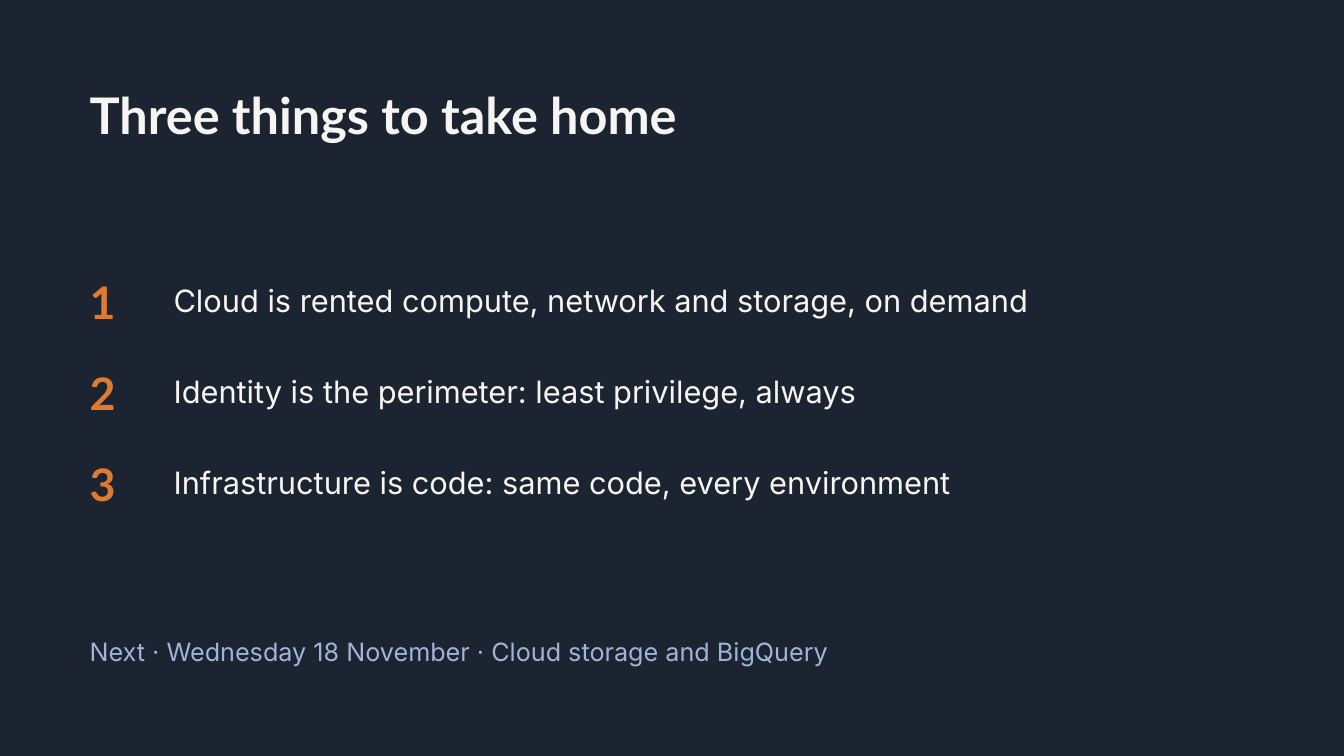
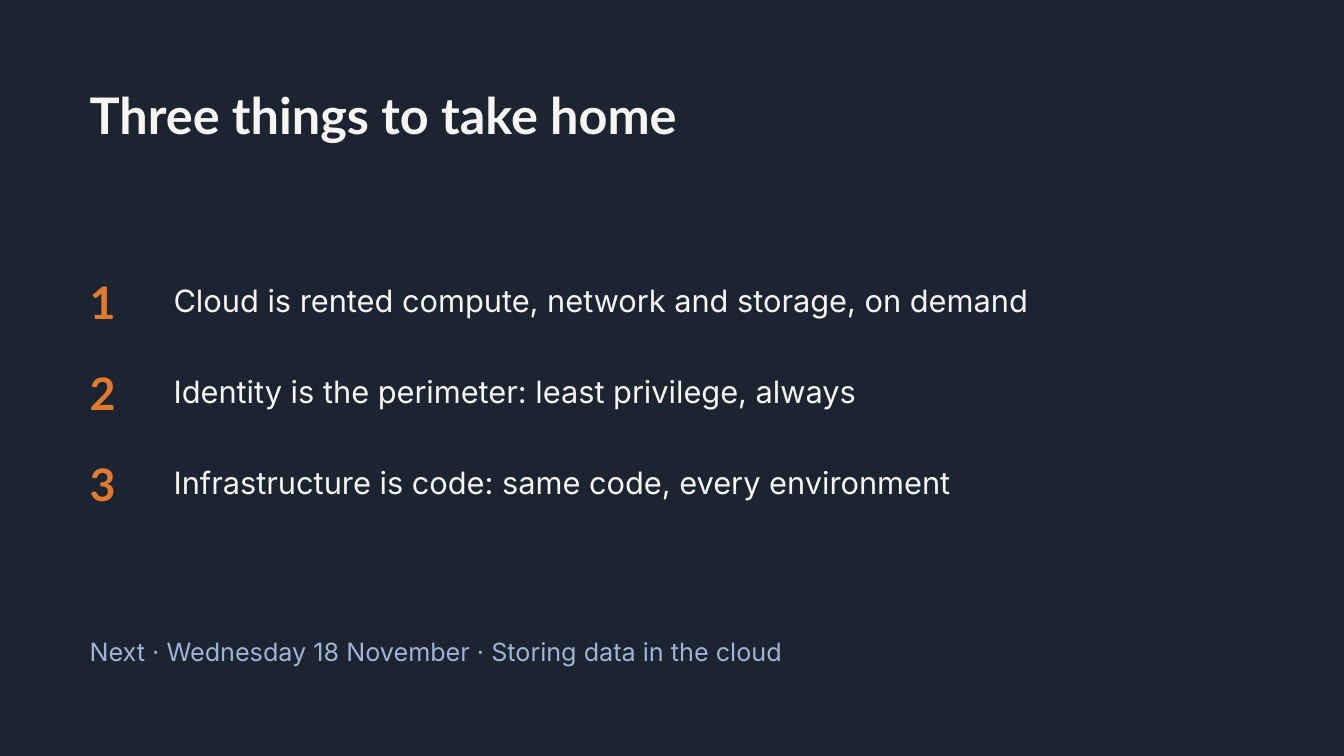
Before and after one commit to sham100768/cloud-computing-srh, a slide deck: slide 20 of sessions/01-cloud-architecture-and-gcp-fundamentals/slides/session-01-cloud-architecture-and-gcp-fundamentals.pptx. Drawn at 1344x756 pixels with LibreOffice and Linux fonts; fonts in the diff are those of the drawing. Boxes give left, top, right and bottom in pixels: in the first picture for what was removed or moved away, otherwise in the second. Text is boxed around its words. In the diff, an @@ line names an element or a change of style, - is before the commit and + after.

```diff
--- a/sessions/01-cloud-architecture-and-gcp-fundamentals/slides/session-01-cloud-architecture-and-gcp-fundamentals.pptx
+++ b/sessions/01-cloud-architecture-and-gcp-fundamentals/slides/session-01-cloud-architecture-and-gcp-fundamentals.pptx
@@ text at [90,642,782,666]: text changed @@
-Next · Wednesday 18 November · Cloud storage and BigQuery
+Next · Wednesday 18 November · Storing data in the cloud
```
Also in this commit, not shown: 1 other slide changed, 1 other file.
